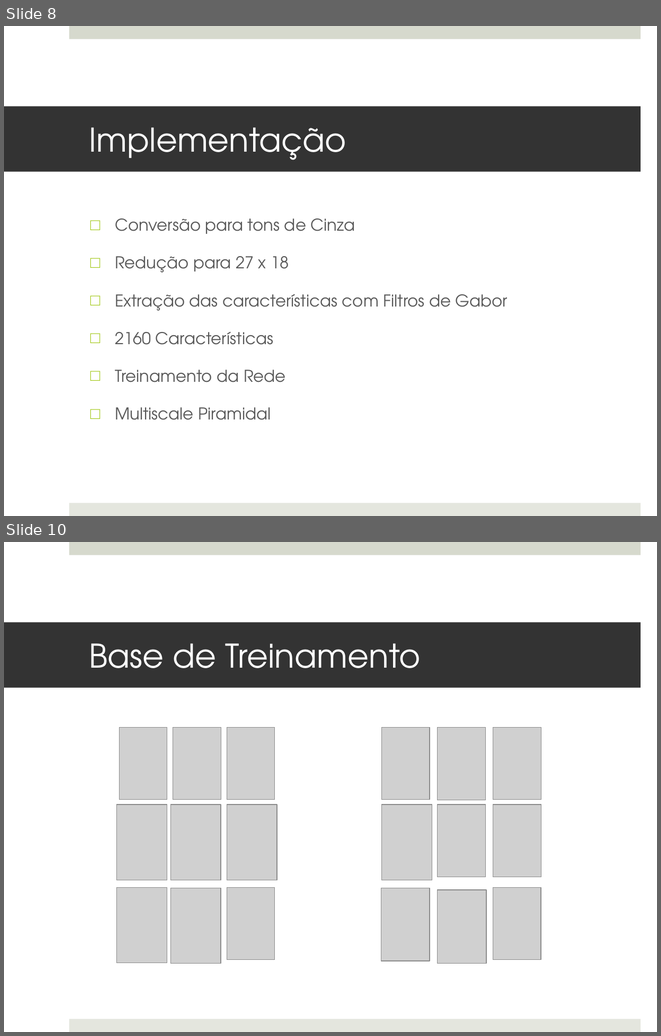
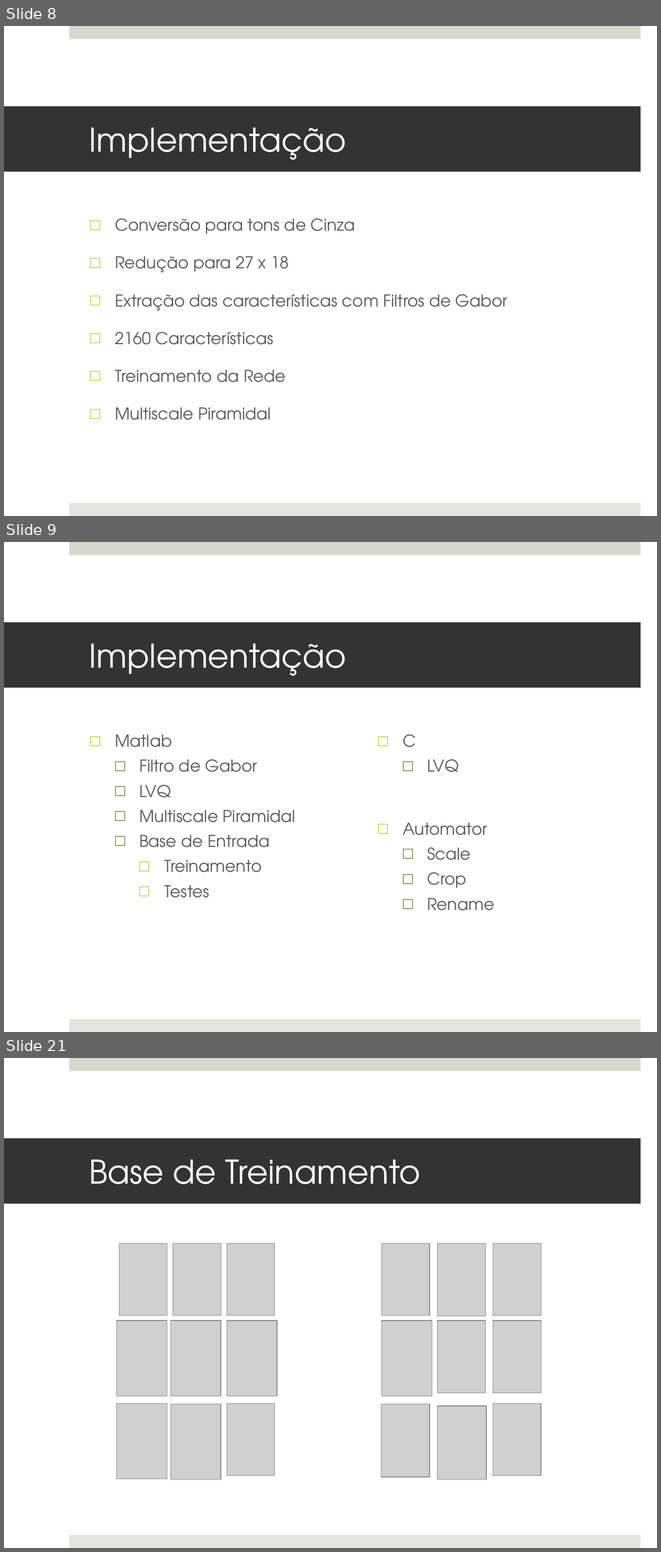
Before and after one commit to MarioBajr/Redes-Neurais, a slide deck: projeto PI.pptx. Shown one above the other, each under a label of ours: slides 8 and 10 before the commit, slides 8, 9 and 21 after it; the slides between them are not shown. The pictures are 661x1036 and 661x1552 pixels, drawn with LibreOffice and Linux fonts; fonts in the diff are those of the drawing; grey boxes stand for pictures. Boxes give left, top, right and bottom in pixels: in the first picture for what was removed or moved away, otherwise in the second. Text is boxed around its words. In the diff, an @@ line names an element or a change of style, - is before the commit and + after.

```diff
--- a/projeto PI.pptx
+++ b/projeto PI.pptx
@@ slide 9 added at (4,542,657,1032), background #FFFFFF; not listed: 2 template elements that a slide beside it also shows @@
@@ title added at (4,623,641,688), fill #333333, 36 pt, text #FFFFFF @@
+Implementação
@@ text added at (115,734,296,898), 18 pt, text #595959 @@
+□ Matlab
+  □ Filtro de Gabor
+  □ LVQ
+  □ Multiscale Piramidal
+  □ Base de Entrada
+    □ Treinamento
+    □ Testes
@@ text added at (403,734,494,910), 18 pt, text #595959 @@
+□ C
+  □ LVQ
+□ Automator
+  □ Scale
+  □ Crop
+  □ Rename
@@ what was slide 10 is now slide 21 @@
```
Also in this commit, not shown: 3 slides changed, 10 other slides added, 3 other files.
